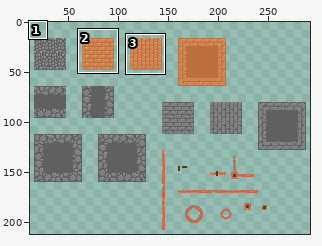
Pixel-art file: assets/prototype/tileset.aseprite. The picture above shows the old version from afar; the outline marks the close-up.
Close-up. Earlier state:
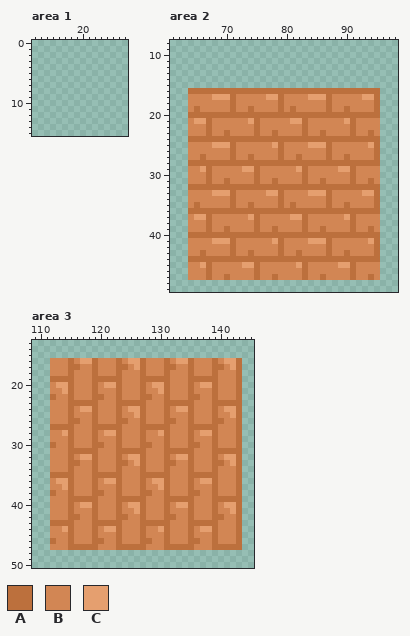
320x256 pixels, 1 frame. Shown: area 1: x 12..27, y 0..15; area 2: x 61..98, y 8..49; area 3: x 109..145, y 13..50. The wide view leaves out empty margins. The commit also changed other parts of the picture, which this record leaves out.
Palette (. is transparent): A #bc703d  B #d28654  C #e59f6f
And afterwards:
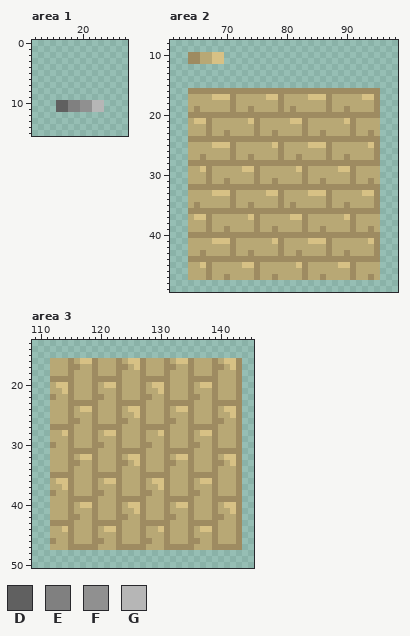
Colours new in this view: D #606060  E #808080  F #909090  G #b6b6b6
From old to new:
colour A: #bc703d -> #9e8b61
colour B: #d28654 -> #b8a875
colour C: #e59f6f -> #d7c185
Changed rows in their new state; - is a pixel that keeps its letter.
Area 1:
first column x 16:
10 DDEEFFGG
11 DDEEFFGG
Area 2:
first column x 64:
10 AABBCC
11 AABBCC
Where, in picture pixels (left, top, right, bottom), the same in both close-ups:
added: (56, 100, 104, 112)
changed: (188, 52, 380, 280)
changed: (50, 358, 242, 550)
